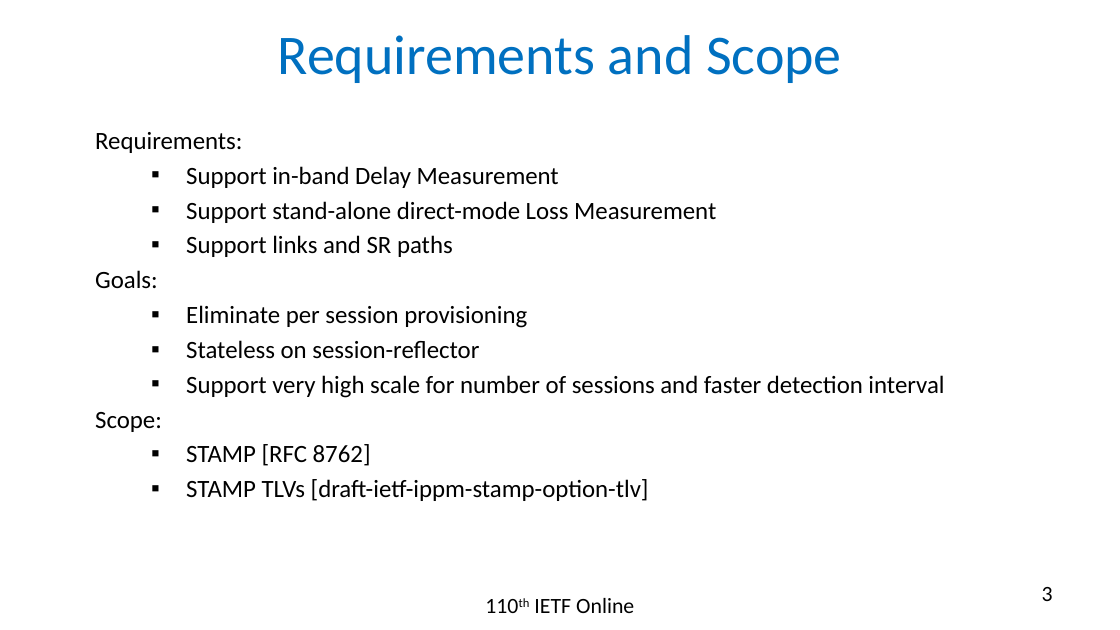
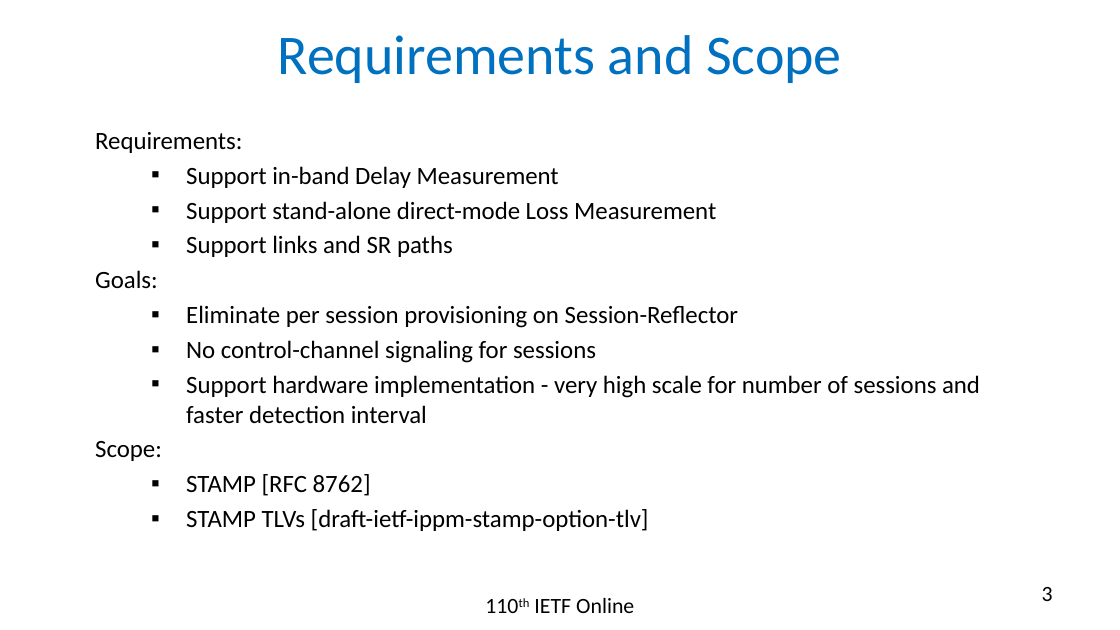
Before and after one commit to rakgandhi/ietf-slides, a slide deck: slide 3 of draft-gandhi-ippm-stamp-srpm-01.pptx. Drawn at 1120x630 pixels with LibreOffice and Linux fonts; fonts in the diff are those of the drawing. Boxes give left, top, right and bottom in pixels: in the first picture for what was removed or moved away, otherwise in the second. Text is boxed around its words. In the diff, an @@ line names an element or a change of style, - is before the commit and + after.

```diff
--- a/draft-gandhi-ippm-stamp-srpm-01.pptx
+++ b/draft-gandhi-ippm-stamp-srpm-01.pptx
@@ text at (186, 305, 980, 424): text changed @@
-  ▪ Eliminate per session provisioning
-  ▪ Stateless on session-reflector
-  ▪ Support very high scale for number of sessions and faster detection interval
+  ▪ Eliminate per session provisioning on Session-Reflector
+  ▪ No control-channel signaling for sessions
+  ▪ Support hardware implementation - very high scale for number of sessions and faster detection interval
```
Also in this commit, not shown: 5 other slides changed, 3 other files.
